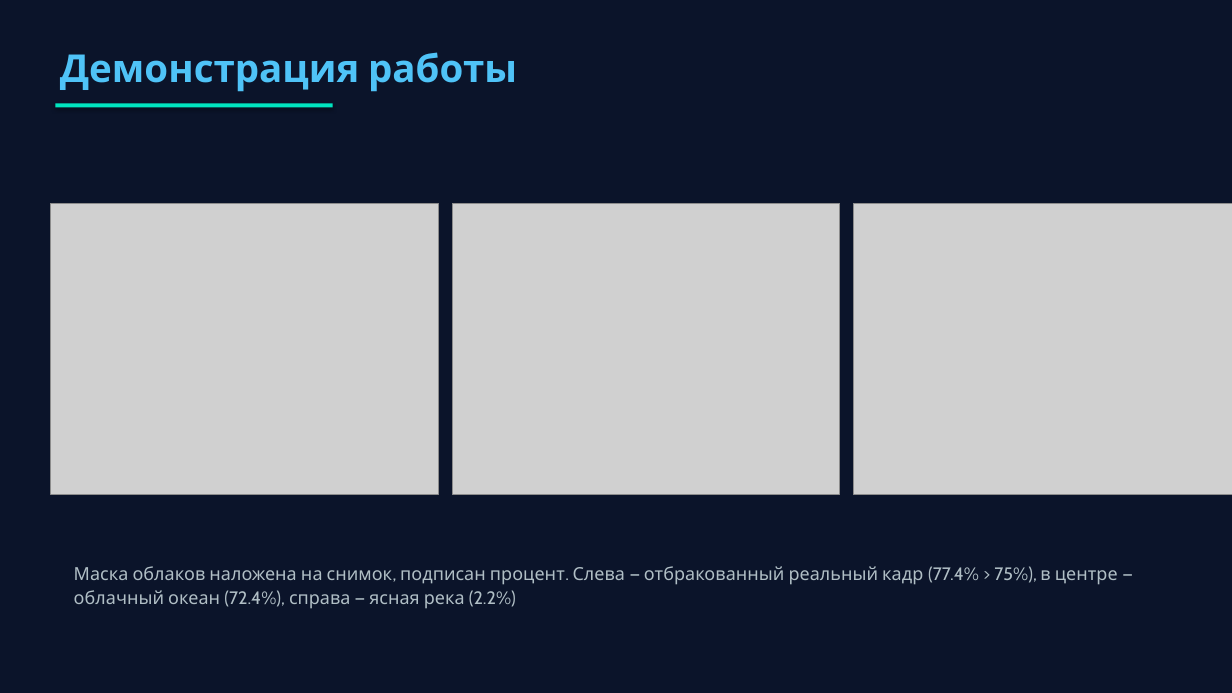
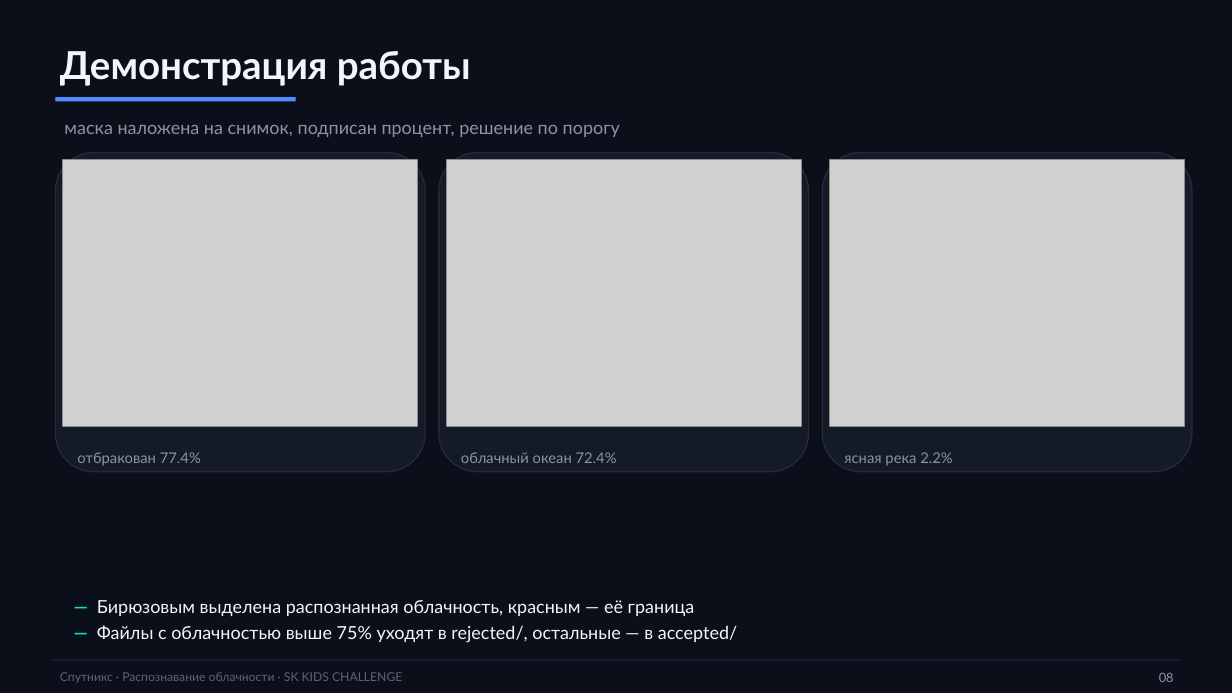
Before and after one commit to Kot3loy/sputnix-cloud-detection, a slide deck: slide 8 of presentation/Sputnix_cloud_detection.pptx. Drawn at 1232x693 pixels with LibreOffice and Linux fonts; fonts in the diff are those of the drawing; grey boxes stand for pictures. Boxes give left, top, right and bottom in pixels: in the first picture for what was removed or moved away, otherwise in the second. Text is boxed around its words. In the diff, an @@ line names an element or a change of style, - is before the commit and + after.

Commit message:
Presentation redesign: real images on every slide, stat chips, footers, clean brand assets

```diff
--- a/presentation/Sputnix_cloud_detection.pptx
+++ b/presentation/Sputnix_cloud_detection.pptx
@@ rectangle at (0,0,1232,693): fill #0B142A to #0B0F1A @@
@@ text "Демонстрация работы" at (60,51,471,86): font Cabin to Lato, text colour #4FC3F7 to #F2F5FA @@
@@ rectangle: place and size @@
-rectangle at (55,104,333,107)
+rectangle at (55,97,296,102)
@@ rectangle at (55,97,296,102): fill #00E5C0 to #4D8DFF; shadow off @@
@@ text added at (64,125,620,137), 14 pt, text #8A94A6 @@
+маска наложена на снимок, подписан процент, решение по порогу
@@ rounded rectangle added at (55,152,425,471), fill #141A26, outline #232C3D 1 pt @@
@@ picture: place and size @@
-picture at (51,203,438,494)
+picture at (63,160,418,426)
@@ rounded rectangle added at (439,152,809,471), fill #141A26, outline #232C3D 1 pt @@
@@ picture: place and size @@
-picture at (452,203,839,494)
+picture at (446,160,801,426)
@@ rounded rectangle added at (823,152,1192,471), fill #141A26, outline #232C3D 1 pt @@
@@ picture: place and size @@
-picture at (854,203,1232,494)
+picture at (830,160,1185,426)
@@ text at (77,452,201,466): text changed; size 14 to 11.5 pt; font Cabin to Lato; text colour #B0BEC5 to #8A94A6 @@
-Маска облаков наложена на снимок, подписан процент. Слева — отбракованный реальный кадр (77.4% > 75%), в центре — облачный океан (72.4%), справа — ясная река (2.2%)
+отбракован 77.4%
@@ text added at (461,452,617,463), 11.5 pt, text #8A94A6 @@
+облачный океан 72.4%
@@ text added at (844,452,952,466), 11.5 pt, text #8A94A6 @@
+ясная река 2.2%
@@ text added at (97,600,737,643), 14 pt, text #F2F5FA @@
+— Бирюзовым выделена распознанная облачность, красным — её граница
+— Файлы с облачностью выше 75% уходят в rejected/, остальные — в accepted/
@@ rectangle added at (51,660,1181,661), fill #232C3D @@
@@ text added at (60,672,402,683), 9.5 pt, text #5A6478 @@
+Спутникс · Распознавание облачности · SK KIDS CHALLENGE
@@ text added at (1159,673,1174,682), 10 pt, text #8A94A6 @@
+08
```
Also in this commit, not shown: 10 other slides changed, 1 slide added, 1 slide removed, 7 other files.
